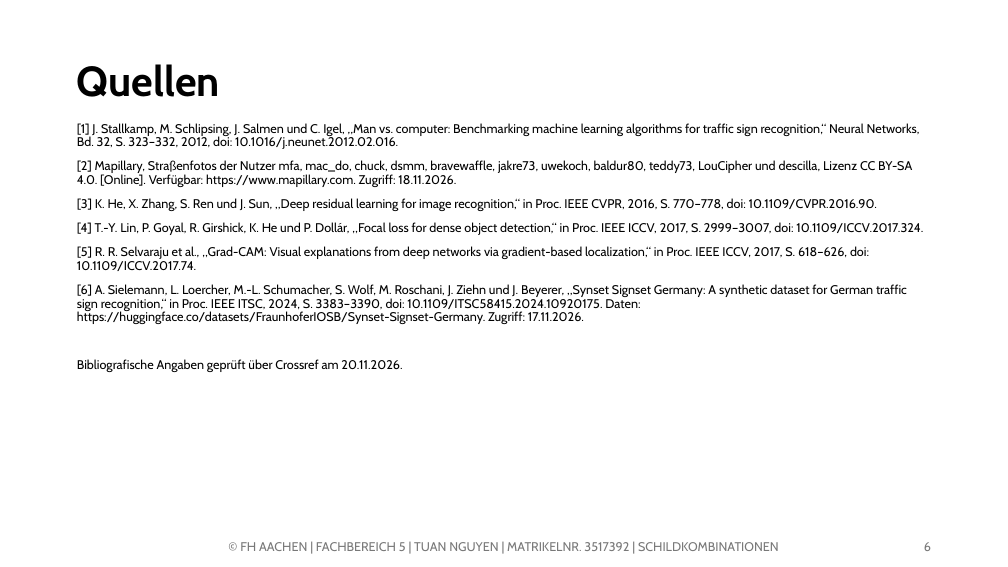
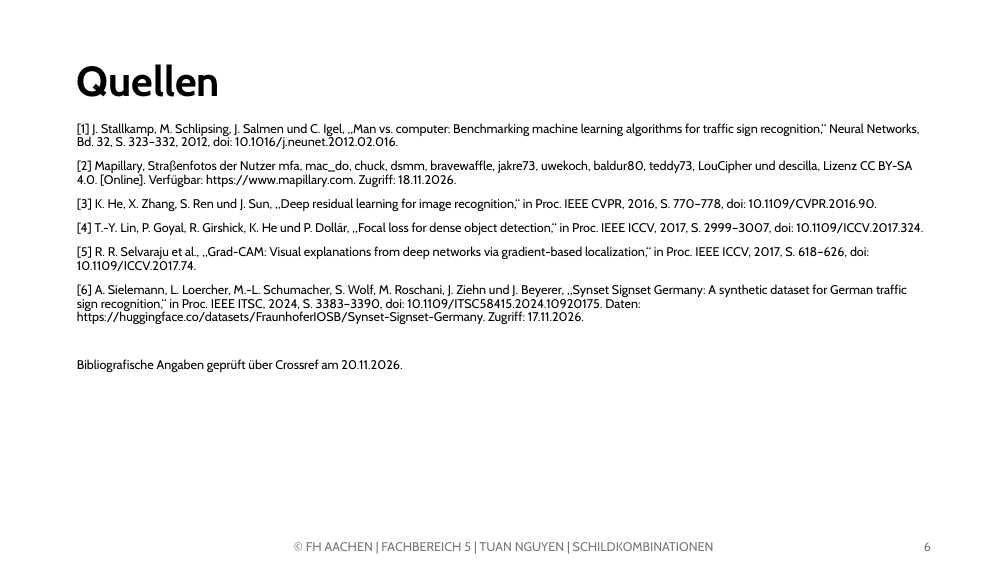
Before and after one commit to tuananh-aa-2001/Traffic-Sign-Recognition-System, a slide deck: slide 6 of praesentationen/01_einstiegspraesentation.pptx. Drawn at 1008x567 pixels with LibreOffice and Linux fonts; fonts in the diff are those of the drawing; background and template pictures are left out. Boxes give left, top, right and bottom in pixels: in the first picture for what was removed or moved away, otherwise in the second. Text is boxed around its words. In the diff, an @@ line names an element or a change of style, - is before the commit and + after.

```diff
--- a/praesentationen/01_einstiegspraesentation.pptx
+++ b/praesentationen/01_einstiegspraesentation.pptx
@@ text at [306, 542, 714, 551]: text changed @@
-© FH AACHEN | FACHBEREICH 5 | TUAN NGUYEN | MATRIKELNR. 3517392 | SCHILDKOMBINATIONEN
+© FH AACHEN | FACHBEREICH 5 | TUAN NGUYEN | SCHILDKOMBINATIONEN
```
Also in this commit, not shown: 6 other slides changed, 1 other file.
